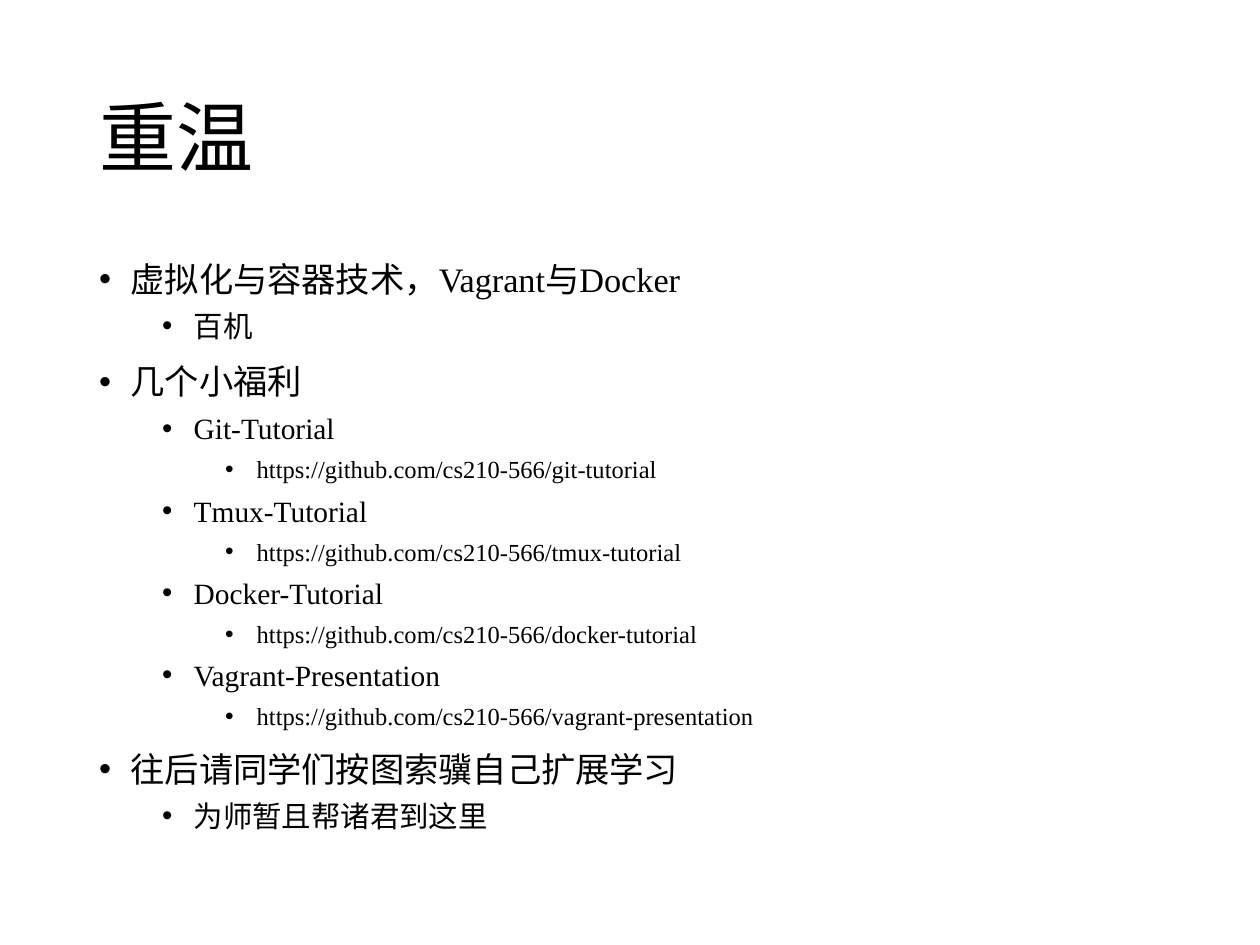
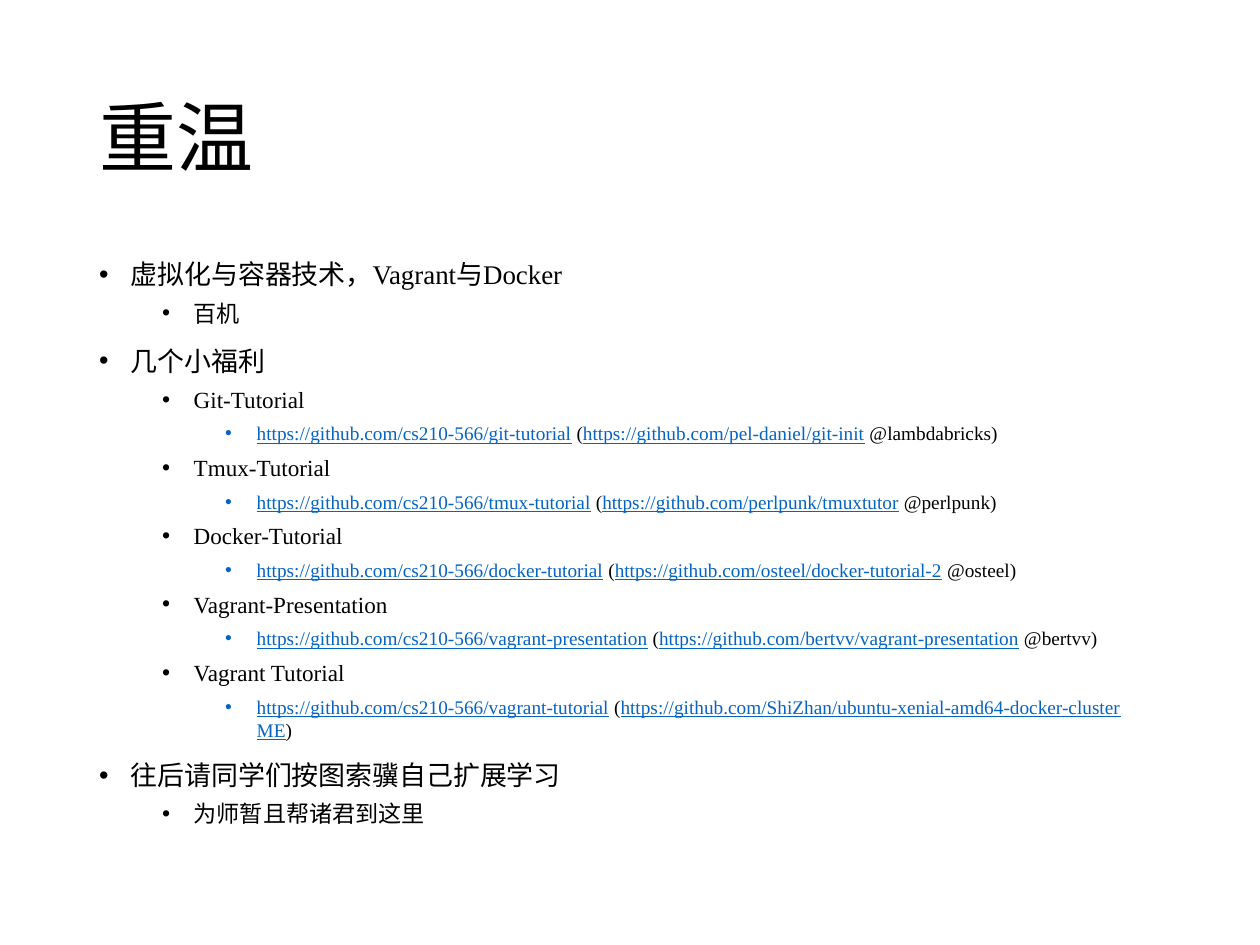
Before and after one commit to cs-course/data-center-course, a slide deck: slide 5 of data-center-2017-c06.pptx. Drawn at 1260x945 pixels with LibreOffice and Linux fonts; fonts in the diff are those of the drawing. Boxes give left, top, right and bottom in pixels: in the first picture for what was removed or moved away, otherwise in the second. Text is boxed around its words. In the diff, an @@ line names an element or a change of style, - is before the commit and + after.

Commit message:
correct links

```diff
--- a/data-center-2017-c06.pptx
+++ b/data-center-2017-c06.pptx
@@ text at [131, 261, 941, 824]: size 19.6 to 15.4 pt in "虚拟化与容器技术，Vagrant与Docker", "几个小福利", "往后请同学们按图索骥自己扩展学习"; size 16.8 to 13.2 pt in "百机", "Git-Tutorial", "Tmux-Tutorial", "Docker-Tutorial" and 2 more places @@
@@ text at [257, 426, 864, 444]: text changed; size 14 to 11 pt; text colour #000000 to #0563C1 @@
-    • https://github.com/cs210-566/docker-tutorial
+    • https://github.com/cs210-566/docker-tutorial (https://github.com/osteel/docker-tutorial-2 @osteel)
@@ text at [257, 495, 997, 513]: text changed; size 14 to 11 pt; text colour #000000 to #0563C1 @@
-    • https://github.com/cs210-566/tmux-tutorial
+    • https://github.com/cs210-566/tmux-tutorial (https://github.com/perlpunk/tmuxtutor @perlpunk)
@@ text at [257, 563, 941, 581]: text changed; size 14 to 11 pt; text colour #000000 to #0563C1 @@
-    • https://github.com/cs210-566/git-tutorial
+    • https://github.com/cs210-566/git-tutorial (https://github.com/pel-daniel/git-init @lambdabricks)
@@ text at [194, 631, 1120, 741]: text changed; size 14 to 11 pt; text colour #000000 to #0563C1 @@
-    • https://github.com/cs210-566/vagrant-presentation
+    • https://github.com/cs210-566/vagrant-presentation (https://github.com/bertvv/vagrant-presentation @bertvv)
+  • Vagrant Tutorial
+    • https://github.com/cs210-566/vagrant-tutorial (https://github.com/ShiZhan/ubuntu-xenial-amd64-docker-cluster ME)
```
